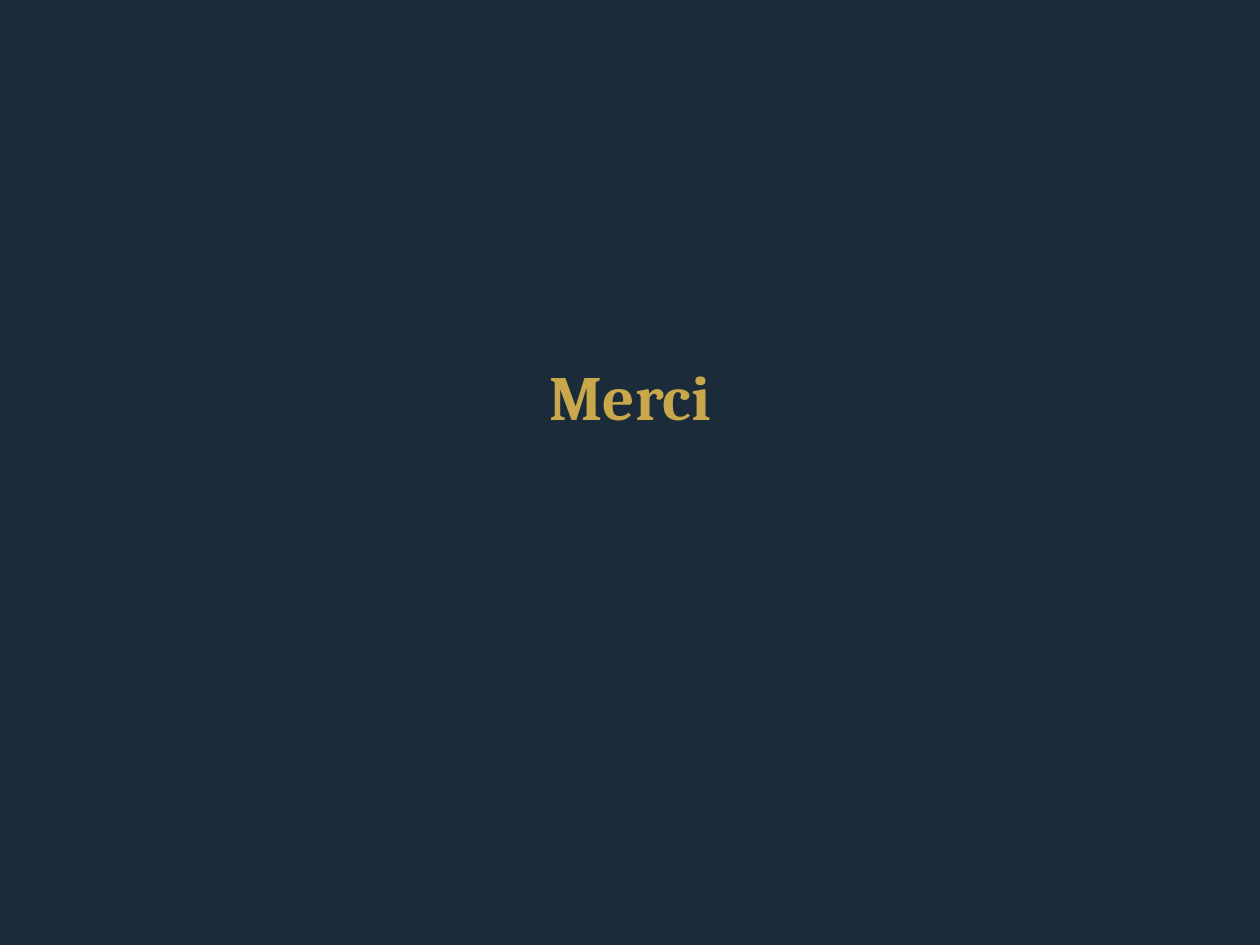
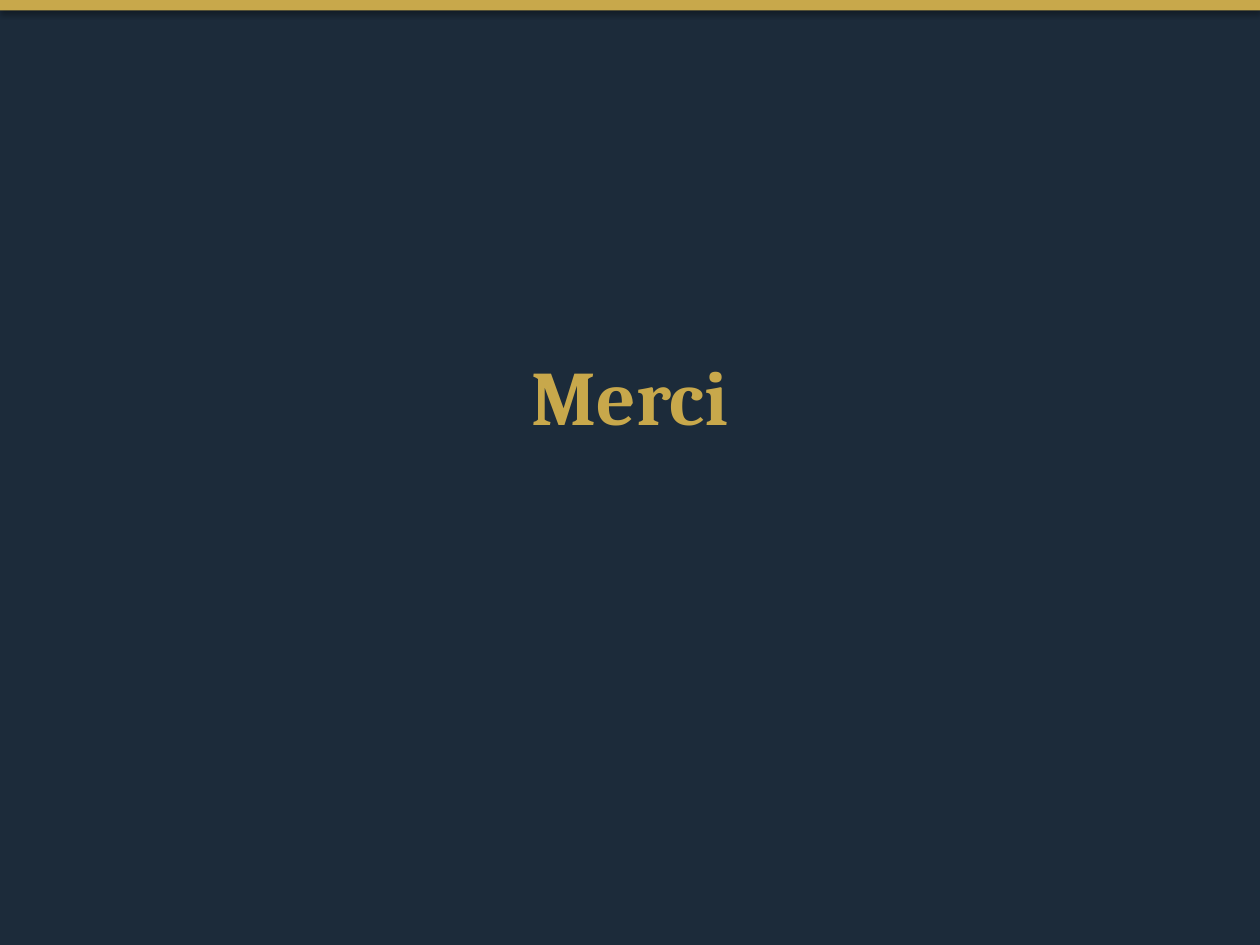
Before and after one commit to matisselebretonmatisselebreton-arch/salut, a slide deck: slide 5 of input/test_corporate_redesigned.pptx. Drawn at 1260x945 pixels with LibreOffice and Linux fonts; fonts in the diff are those of the drawing. Boxes give left, top, right and bottom in pixels: in the first picture for what was removed or moved away, otherwise in the second. Text is boxed around its words. In the diff, an @@ line names an element or a change of style, - is before the commit and + after.

```diff
--- a/input/test_corporate_redesigned.pptx
+++ b/input/test_corporate_redesigned.pptx
@@ rectangle added at <box>0,0,1260,10</box>, fill #C8A84B @@
@@ title "Merci" at <box>532,371,729,426</box>: size 36 to 44 pt @@
```
Also in this commit, not shown: 3 other slides changed, 1 slide added, 1 slide removed.
